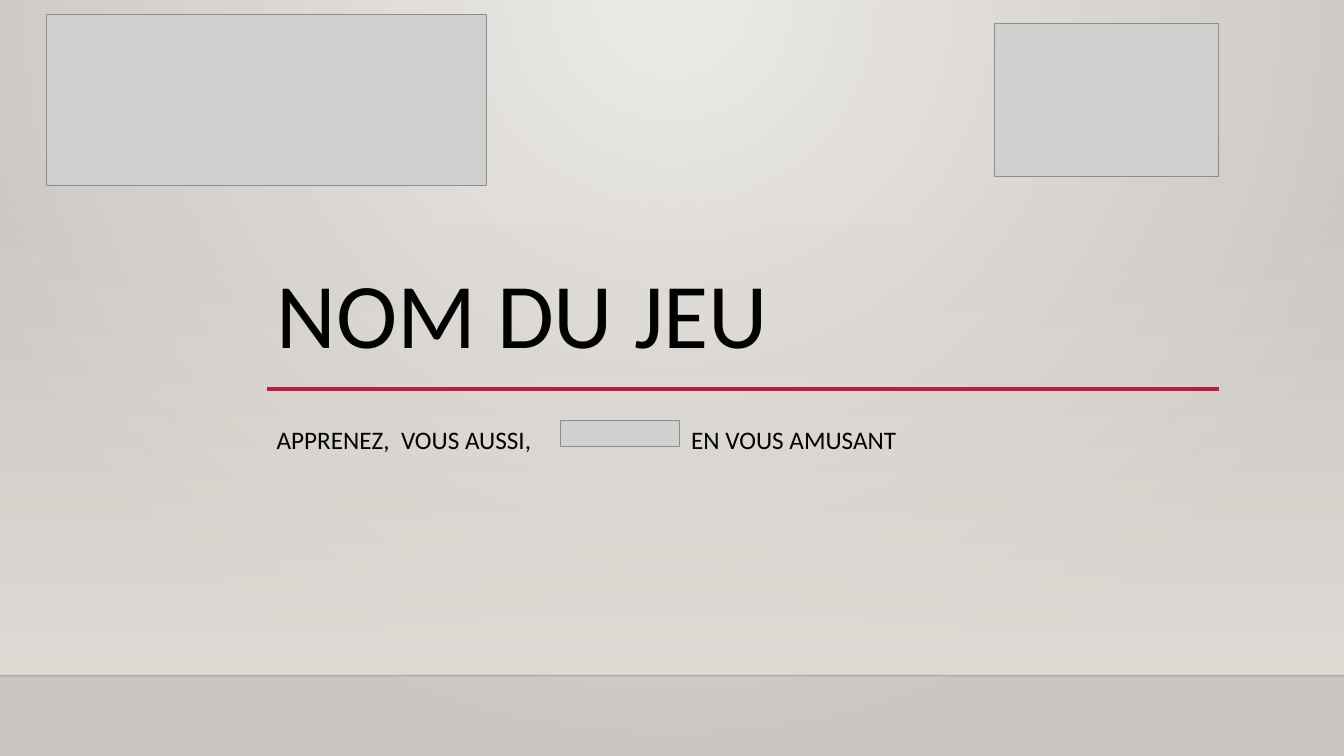
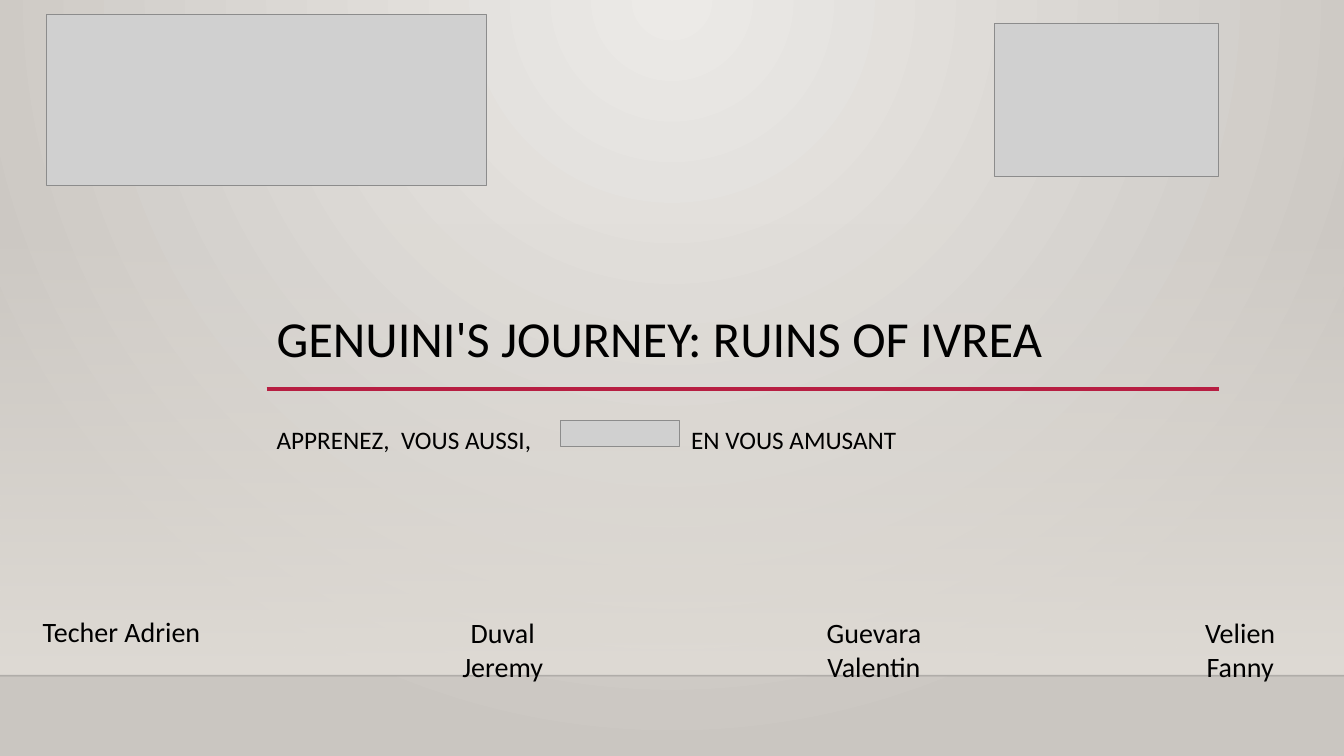
Before and after one commit to Jeremy-Duval/Genuini_s_Journey_Ruins_Of_Ivrea, a slide deck: slide 1 of Documents/diaporama/présentation.pptx. Drawn at 1344x756 pixels with LibreOffice and Linux fonts; fonts in the diff are those of the drawing; grey boxes stand for pictures; background and template pictures are left out. Boxes give left, top, right and bottom in pixels: in the first picture for what was removed or moved away, otherwise in the second. Text is boxed around its words. In the diff, an @@ line names an element or a change of style, - is before the commit and + after.

```diff
--- a/Documents/diaporama/présentation.pptx
+++ b/Documents/diaporama/présentation.pptx
@@ title at bbox=[277, 323, 1042, 358]: text changed; size 66 to 36 pt @@
-NOM DU JEU
+GENUINI'S JOURNEY: RUINS OF IVREA
@@ text added at bbox=[43, 622, 200, 642], 20 pt, text #000000 @@
+Techer Adrien
@@ text added at bbox=[462, 623, 543, 682], 20 pt, text #000000 @@
+Duval Jeremy
@@ text added at bbox=[827, 625, 922, 677], 20 pt, text #000000 @@
+Guevara Valentin
@@ text added at bbox=[1205, 623, 1275, 682], 20 pt, text #000000 @@
+Velien Fanny
```
Also in this commit, not shown: 1 slide added.
